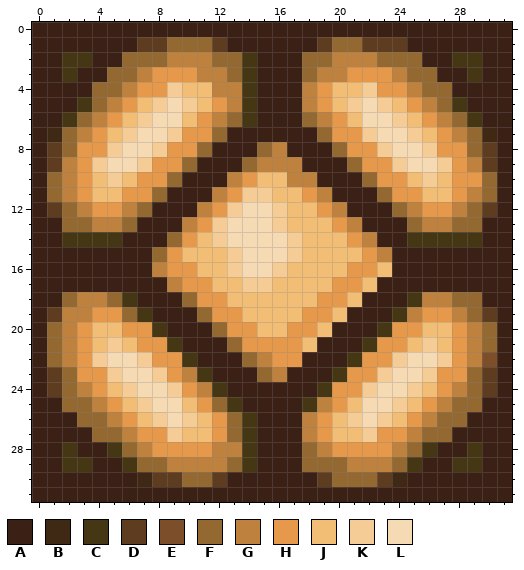
Pixel-art sprite -- textures/blocks/redstone_lamp_on.png. The picture above is the old version.
The file is 32x32 pixels.
Palette (. is transparent): A #3b2015  B #402914  C #463714  D #5d3c20  E #7c4e2a  F #946931  G #be823e  H #e6994a  J #f2bd74  K #f5cc95  L #f6dab4
After the commit:
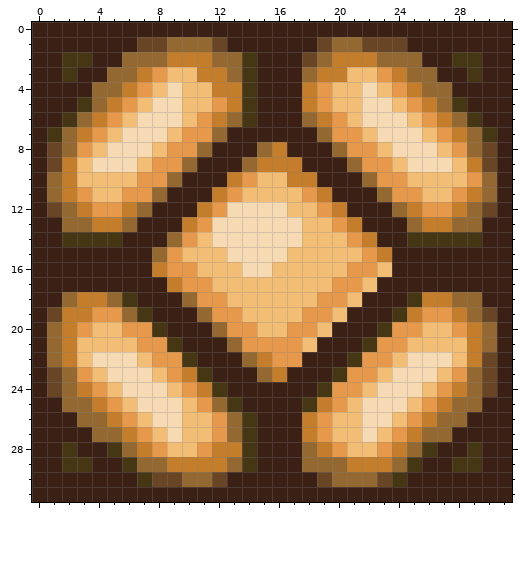
The edit:
colour D: #5d3c20 -> #684524
colour G: #be823e -> #c47d2b
y 2: x 18 F -> D
y 3: x 9..10 HH -> JJ; x 21..22 HH -> JJ
y 4: x 8..9 HK -> JL; x 22..23 KH -> LJ
y 5: x 8 K -> L; x 10 K -> J; x 21 K -> J; x 23 K -> L
y 6: x 7 K -> L; x 24 K -> L
y 7: x 1 B -> C; x 6 K -> L; x 9 K -> J; x 22 K -> J; x 25 K -> L; x 30 B -> C
y 8: x 4..5 HK -> JL; x 8 K -> J; x 23 K -> J; x 26..27 KH -> LJ
y 9: x 3..4 HK -> JL; x 7 K -> J; x 24 K -> J; x 27..28 KH -> LJ
y 10: x 3 H -> J; x 5 K -> J; x 26 K -> J; x 28 H -> J
y 11: x 14..15 KK -> JJ
y 12: x 13 K -> L; x 16 K -> L
y 13: x 12 K -> L; x 16..17 KJ -> LL
y 14: x 12 K -> L; x 17 K -> L
y 15: x 13 K -> L; x 17 K -> J
y 16: x 13 K -> J; x 16 K -> J
y 17: x 14..15 KK -> JJ
y 21: x 3 H -> J; x 5 K -> J; x 26 K -> J; x 28 H -> J
y 22: x 3..4 HK -> JL; x 7 K -> J; x 24 K -> J; x 27..28 KH -> LJ; x 30 E -> D
y 23: x 4..5 HK -> JL; x 8 K -> J; x 23 K -> J; x 26..27 KH -> LJ
y 24: x 6 K -> L; x 9 K -> J; x 22 K -> J; x 25 K -> L
y 25: x 7 K -> L; x 24 K -> L
y 26: x 8 K -> L; x 10 K -> J; x 21 K -> J; x 23 K -> L
y 27: x 8..9 HK -> JL; x 22..23 KH -> LJ
y 28: x 9..10 HH -> JJ; x 21..22 HH -> JJ
y 30: x 7 B -> C; x 24 B -> C
Changed places in both pictures, as pixel boxes (x1, y1, x2, y2):
changed: (47, 37, 497, 487)
